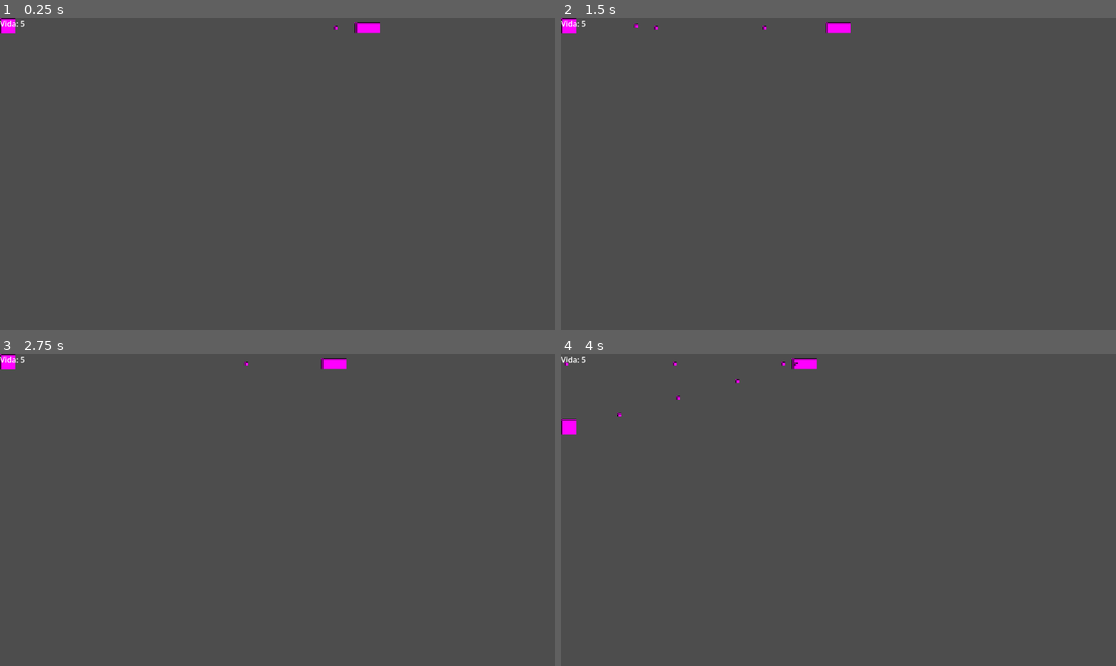
Above: before the commit, frames 1-4 (two rows, left to right).
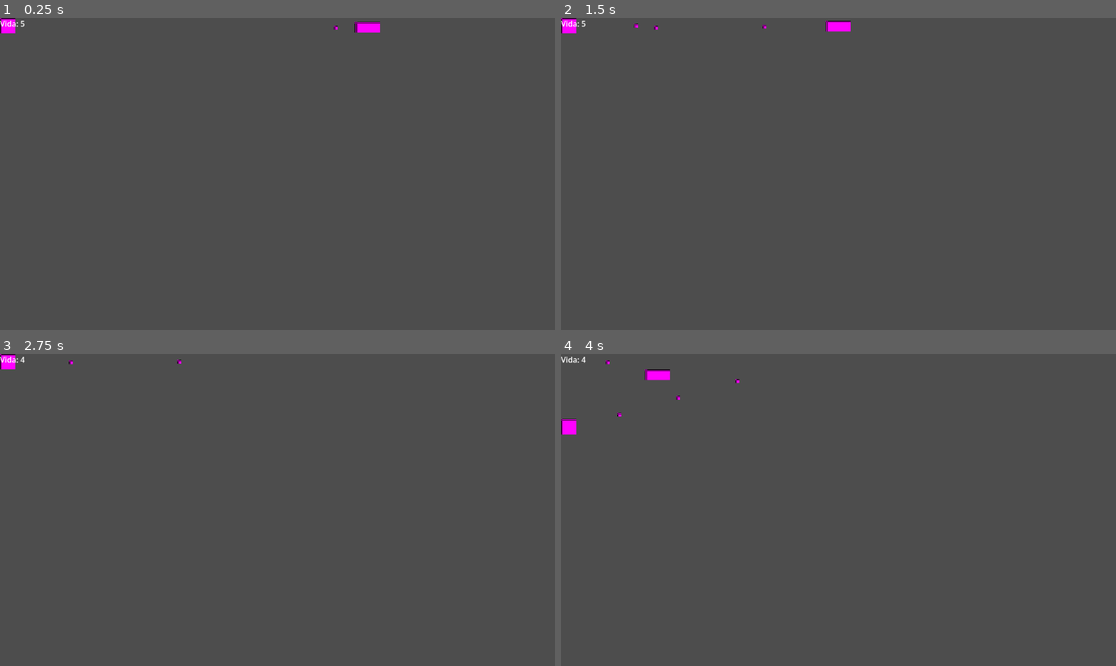
Above: after the commit, the same moments.

Repository: wfeboSKL/tales-for-the-asleep
Game: Godot game, scene res://scenes/level.tscn
The game is run twice, just before and just after one commit, with the same random seed, the same clock (stepped at 60 frames per second) and the same inputs.
Inputs:
- Up to frame 1 (0.25 s): no input
- Up to frame 2 (1.5 s): tap Enter at 0.5 s; hold Shift (focus) 0.53-1.28 s; hold W (move_up) from 0.53 s (still down); tap K (shoot) at 1.35 s
- Up to frame 3 (2.75 s): tap Enter at 2, 2.1 s; release W (move_up) at 2.03 s; hold A (move_left) from 2.03 s (still down)
- Up to frame 4 (4 s): tap Shift (focus) at 2.85 s; release A (move_left) at 3.53 s; hold S (move_down) from 3.53 s (still down); hold K (shoot) from 3.53 s (still down)

The runs differ from the first frame. In frame 1, less than 0.1% of the frame differs, in the area x 63-69%, y 1-5%; in frame 2, less than 0.1%; in frame 3, 0.2%; in frame 4, 0.4%, in the area x 0-47%, y 0-9%.

Commit message:
IA del enemigo y feedback visual de daño

Diff:
--- a/scenes/bullets/enemy_bullet.gd
+++ b/scenes/bullets/enemy_bullet.gd
@@ -17,5 +17,5 @@
 func _on_body_entered(body):
 	#Si el cuerpo que toca está en el grupo "Player" tomará 1 de daño y se eliminará
 	if body.is_in_group("Player"):
-		body.take_damage(10)
+		body.take_damage(1)
 		queue_free()
--- a/scenes/enemies/enemy.gd
+++ b/scenes/enemies/enemy.gd
@@ -7,20 +7,28 @@
 var health = 3
 #Se establece el cooldown de la bala inicial
 var shoot_cooldown = 0.0
+#Referencia al jugador, inicia vacía hasta que la escena esté lista
+var player = null
 #Se "precarga" la escena de la bala enemiga
 const ENEMY_BULLET = preload("res://scenes/bullets/enemy_bullet.tscn")
+#Se establece el cooldown del parpadeo del sprite
+var damageindicator_cooldown = 0.0
 
 #--MOVIMIENTO DEL ENEMIGO--
 #Función que calcula los procesos físicos cada frame
 func _physics_process(delta: float) -> void:
 	#Velocidad del enemigo será hacia la izquierda
 	velocity.x = -SPEED
+	if player:
+		velocity.y = move_toward(velocity.y, (player.position.y - position.y), SPEED)
 	#Se hace el cálculo final del movimiento
 	move_and_slide()
 
 	#--DISPARO DEL ENEMIGO--
 	#Se le resta al cooldown delta (1/fps del juego)
 	shoot_cooldown -= delta
+	#Se le resta al cooldown delta (1/fps del juego)
+	damageindicator_cooldown -= delta
 	#Si el cooldown es menor o igual a 0
 	if shoot_cooldown <= 0:
 		#La variable bala crea (o instancia) la escena ENEMY_BULLET
@@ -32,6 +40,12 @@
 		#Se reestablece el cooldown a 0.9
 		shoot_cooldown = 0.9
 
+	#Si el cooldown es mayor a 0, parpadea cada 0.05 segundos
+	if damageindicator_cooldown > 0:
+		$Sprite2D.visible = fmod(damageindicator_cooldown, 0.2) > 0.05
+	else:
+		#De lo contrario, será siempre visible
+		$Sprite2D.visible = true
 	#Si la posición del enemigo es -50 fuera de la pantalla, eliminarlo por completo
 	if position.x< -50:
 		queue_free()
@@ -40,6 +54,11 @@
 func take_damage(amount):
 	#A la vida, se le restará amount
 	health -= amount
+	#Se reinicia el cooldown
+	damageindicator_cooldown = 1.5
 	#Si la vida es menor a cero, eliminar por completo al enemigo
 	if health <= 0:
 		queue_free()
+#Obtener el primer nodo del grupo "player" para seguirlo
+func _ready():
+	player = get_tree().get_first_node_in_group("Player")
